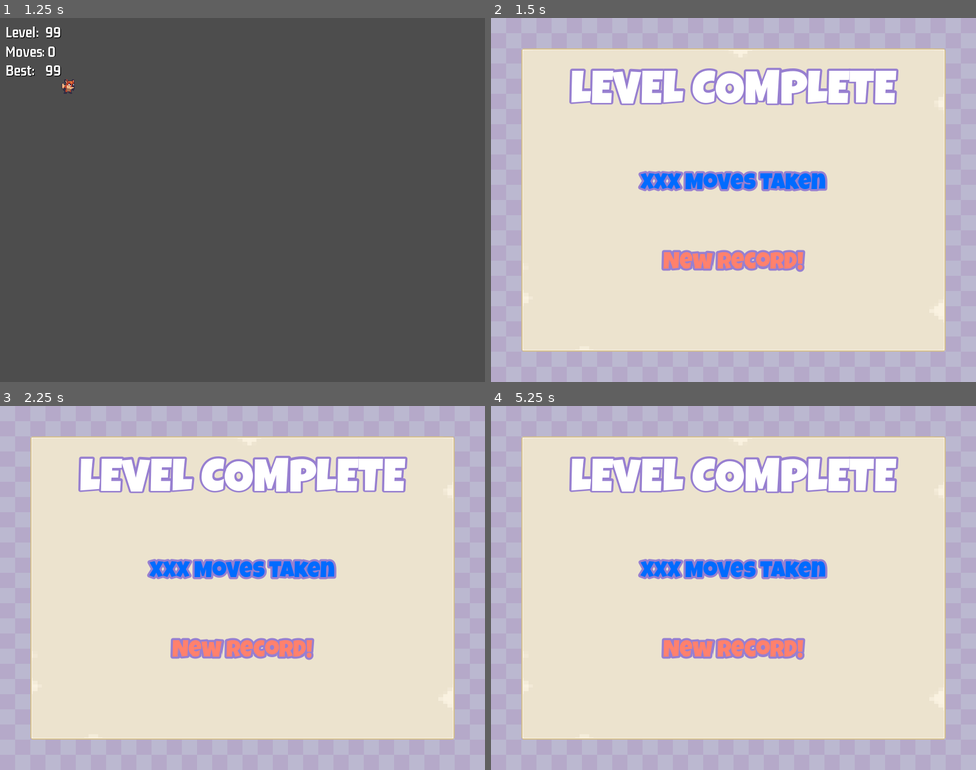
Above: before the commit, frames 1-4 (two rows, left to right).
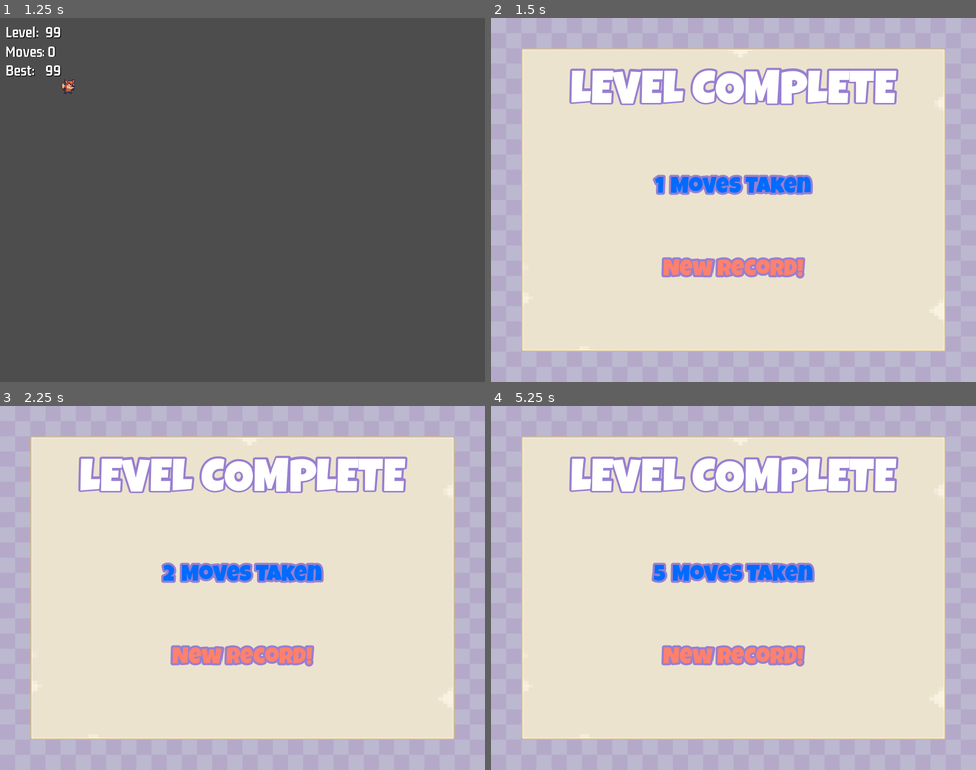
Above: after the commit, the same moments.

Repository: mattburro/Sokoban
Game: Godot game, scene res://main/main.tscn
Same seed, same stepped clock (60 frames per second), same inputs: the game is played once before the commit and once after it.
Inputs (mouse positions are in pixels of both pictures, inside the frame that each line leads up to):
- Up to frame 1 (1.25 s): tap Enter at 0.5 s; move the mouse to (48, 116) at 0.52 s; press the mouse at (48, 116) at 0.53 s; hold D (right) from 0.53 s (still down)
- Up to frame 2 (1.5 s): tap Space at 1.25 s; move the mouse to (636, 218) at 1.27 s; release D (right) at 1.28 s; release the mouse at (636, 218) at 1.28 s; hold S (down) from 1.28 s (still down); click (636, 218) at 1.35 s
- Up to frame 3 (2.25 s): tap Enter at 2 s; move the mouse to (291, 507) at 2.02 s; release S (down) at 2.03 s; press the mouse at (291, 507) at 2.03 s; hold D (right) from 2.03 s (still down)
- Up to frame 4 (5.25 s): tap Space at 2.75, 4.25 s; move the mouse to (709, 660) at 2.77 s; release D (right) at 2.78 s; release the mouse at (709, 660) at 2.78 s; hold W (up) 2.78-3.53 s; click (709, 660) at 2.85 s; tap Enter at 3.5 s; move the mouse to (879, 642) at 3.52 s; press the mouse at (879, 642) at 3.53 s; hold A (left) 3.53-5.03 s; tap R (reload) at 4.15 s; move the mouse to (588, 533) at 4.27 s; release the mouse at (588, 533) at 4.28 s; click (588, 533) at 4.35 s; move the mouse to (757, 588) at 5.02 s; press the mouse at (757, 588) at 5.03 s; hold S (down) from 5.03 s (still down)

Frame 1 is identical in both runs. In frame 2, 3.4% of the frame differs, in the area x 30-70%, y 42-72%; in frame 3, 3.5%; in frame 4, 3.5%.
Error in both runs: Attempt to call function 'get_as_text' in base 'null instance' on a null instance. (res://singletons/game_data.gd:16)

Commit message:
Final UI touch-ups

Diff:
--- /dev/null
+++ b/game_over_ui/game_over_ui.gd
@@ -0,0 +1,16 @@
+extends Control
+
+@onready var moves_label = %MovesLabel
+@onready var record_label = $MarginContainer/NinePatchRect/MarginContainer/VBoxContainer/RecordLabel
+
+func new_game():
+	hide()
+	record_label.hide()
+
+func game_over(level: String, moves: int):
+	moves_label.text = str(moves)
+
+	if ScoreManager.is_level_best_score(level, moves):
+		record_label.show()
+
+	show()
--- a/game_over_ui/game_over_ui.tscn
+++ b/game_over_ui/game_over_ui.tscn
@@ -1,5 +1,6 @@
-[gd_scene load_steps=7 format=3 uid="uid://c6416pur2027o"]
+[gd_scene load_steps=8 format=3 uid="uid://c6416pur2027o"]
 
+[ext_resource type="Script" path="res://game_over_ui/game_over_ui.gd" id="1_acx0b"]
 [ext_resource type="Texture2D" uid="uid://bpnu6ryfpff1q" path="res://assets/Purple.png" id="1_ly157"]
 [ext_resource type="Texture2D" uid="uid://b688dsk3old3g" path="res://assets/panel_beigeLight.png" id="2_m34ru"]
 [ext_resource type="FontFile" uid="uid://bwnejuvdxt7hw" path="res://assets/LuckiestGuy-Regular.ttf" id="3_e7mno"]
@@ -31,6 +32,7 @@
 anchor_bottom = 1.0
 grow_horizontal = 2
 grow_vertical = 2
+script = ExtResource("1_acx0b")
 
 [node name="TextureRect" type="TextureRect" parent="."]
 layout_mode = 1
@@ -88,9 +90,22 @@
 layout_mode = 2
 size_flags_vertical = 3
 
-[node name="MovesLabel" type="Label" parent="MarginContainer/NinePatchRect/MarginContainer/VBoxContainer"]
+[node name="HBoxContainer" type="HBoxContainer" parent="MarginContainer/NinePatchRect/MarginContainer/VBoxContainer"]
 layout_mode = 2
-text = "XXX Moves Taken"
+size_flags_vertical = 3
+alignment = 1
+
+[node name="MovesLabel" type="Label" parent="MarginContainer/NinePatchRect/MarginContainer/VBoxContainer/HBoxContainer"]
+unique_name_in_owner = true
+layout_mode = 2
+text = "XXX"
+label_settings = SubResource("LabelSettings_30e4i")
+horizontal_alignment = 1
+vertical_alignment = 1
+
+[node name="Label" type="Label" parent="MarginContainer/NinePatchRect/MarginContainer/VBoxContainer/HBoxContainer"]
+layout_mode = 2
+text = " Moves Taken"
 label_settings = SubResource("LabelSettings_30e4i")
 horizontal_alignment = 1
 vertical_alignment = 1
--- a/hud/hud.gd
+++ b/hud/hud.gd
@@ -12,3 +12,9 @@
 
 func set_best_label(best: int):
 	best_label.text = str(best)
+
+func new_game(level: String):
+	set_best_label(ScoreManager.get_level_score(level))
+	set_moves_label(0)
+	set_level_label(level)
+	show()
--- a/level/level.gd
+++ b/level/level.gd
@@ -35,6 +35,9 @@
 func _process(delta):
 	if Input.is_action_just_pressed("quit"):
 		GameManager.load_main_scene()
+
+	if Input.is_action_just_pressed("reload"):
+		_setup_level()
 
 	hud.set_moves_label(++_total_moves)
 
@@ -108,8 +111,8 @@
 		if not _is_cell_box(cell):
 			return
 
-	game_over_ui.show()
 	hud.hide()
+	game_over_ui.game_over(GameManager.get_level_selected(), _total_moves)
 	ScoreManager.level_completed(GameManager.get_level_selected(), _total_moves)
 
 #endregion
@@ -130,8 +133,8 @@
 	_center_camera_on_tiles()
 
 	_total_moves = 0
-	hud.set_moves_label(_total_moves)
-	hud.set_level_label(level_number)
+	hud.new_game(level_number)
+	game_over_ui.new_game()
 
 func _add_layer_tiles(layer_tiles: Array, layer_name: String):
 	for tile_coord in layer_tiles:
--- a/level_button/level_button.gd
+++ b/level_button/level_button.gd
@@ -10,6 +10,9 @@
 func _ready():
 	level_label.text = _level_number
 
+	if ScoreManager.level_has_score(_level_number):
+		checkmark.show()
+
 func set_level_number(level_number):
 	_level_number = level_number
 
--- a/singletons/score_manager.gd
+++ b/singletons/score_manager.gd
@@ -4,6 +4,9 @@
 const MAX_SCORE: int = 10000
 
 var _best_scores: Dictionary = {}
+
+func _ready():
+	load_scores()
 
 func load_scores():
 	if not FileAccess.file_exists(SCORE_FILE):
@@ -13,9 +16,6 @@
 	_best_scores = JSON.parse_string(file.get_as_text())
 
 func save_scores():
-	if not FileAccess.file_exists(SCORE_FILE):
-		return
-
 	var file = FileAccess.open(SCORE_FILE, FileAccess.WRITE)
 	file.store_string(JSON.stringify(_best_scores))
 
@@ -28,14 +28,14 @@
 	else:
 		return MAX_SCORE
 
-func is_score_best(level: String, moves: int) -> bool:
+func is_level_best_score(level: String, moves: int) -> bool:
 	if not level_has_score(level) or get_level_score(level) > moves:
 		return true
 	else:
 		return false
 
 func level_completed(level: String, moves: int):
-	if is_score_best(level, moves):
+	if is_level_best_score(level, moves):
 		_best_scores[level] = moves
 
 	save_scores()
